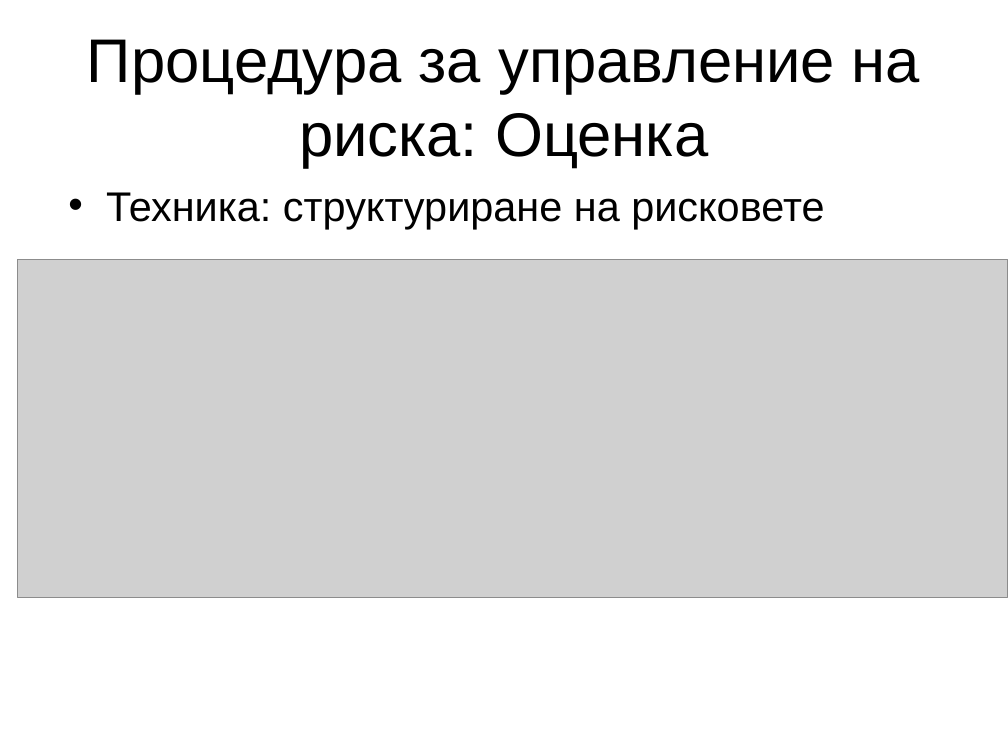
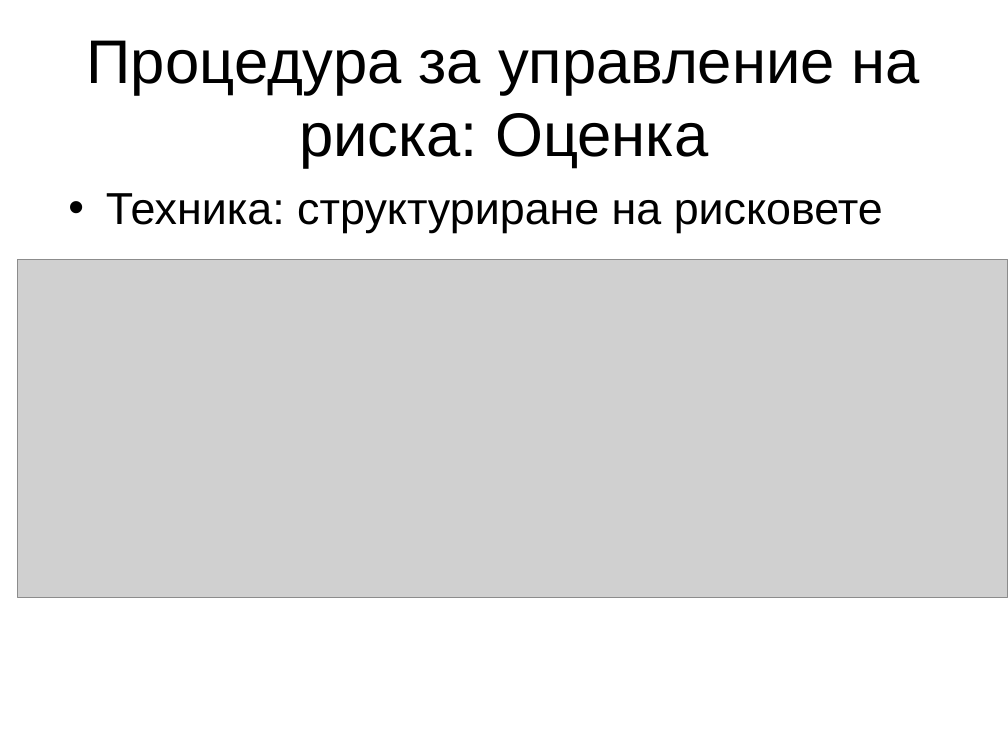
Before and after one commit to marvellouz/PM, a slide deck: slide 45 of prince2_v0.6bg.ppt (slide 49 before the commit). Drawn at 1008x756 pixels with LibreOffice and Linux fonts; fonts in the diff are those of the drawing; grey boxes stand for pictures. Boxes give left, top, right and bottom in pixels: in the first picture for what was removed or moved away, otherwise in the second. Text is boxed around its words. In the diff, an @@ line names an element or a change of style, - is before the commit and + after.

```diff
--- a/prince2_v0.6bg.ppt
+++ b/prince2_v0.6bg.ppt
@@ text "Техника: структуриране на рисковете" at (106,193,883,233): size 29.6 to 32 pt @@
```
Also in this commit, not shown: 49 other slides changed, 5 slides removed, 1 other file.
